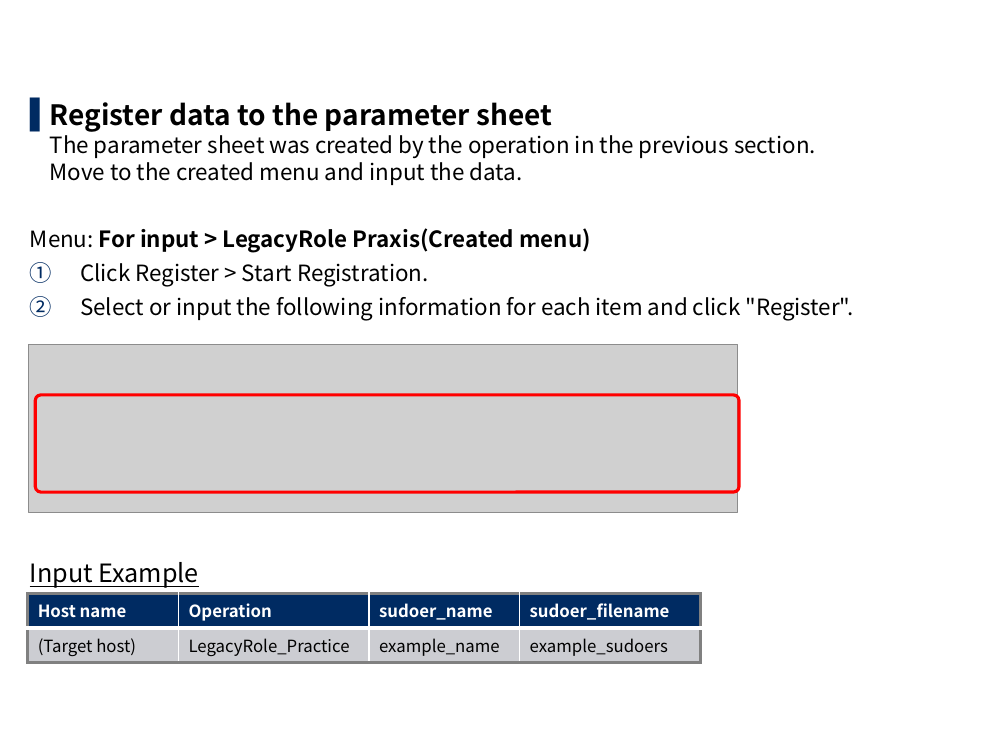
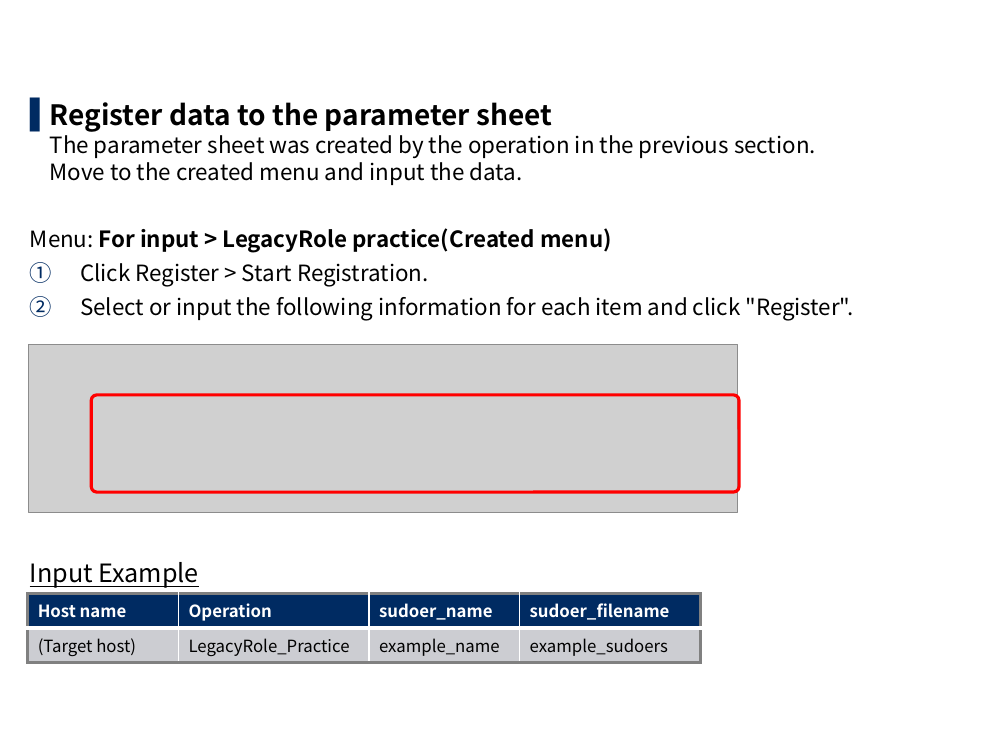
Before and after one commit to exastro-suite/it-automation-docs, a slide deck: slide 39 of asset/Learn/ITA-Ansible-Driver_en_practice.pptx. Drawn at 1008x756 pixels with LibreOffice and Linux fonts; fonts in the diff are those of the drawing; grey boxes stand for pictures; background and template pictures are left out. Boxes give left, top, right and bottom in pixels: in the first picture for what was removed or moved away, otherwise in the second. Text is boxed around its words. In the diff, an @@ line names an element or a change of style, - is before the commit and + after.

```diff
--- a/asset/Learn/ITA-Ansible-Driver_en_practice.pptx
+++ b/asset/Learn/ITA-Ansible-Driver_en_practice.pptx
@@ text at (30, 228, 611, 253): text changed @@
-Menu: For input > LegacyRole Praxis(Created menu)
+Menu: For input > LegacyRole practice(Created menu)
@@ rounded rectangle: place and size @@
-rounded rectangle at (35, 395, 739, 492)
+rounded rectangle at (91, 395, 739, 492)
```
Also in this commit, not shown: 29 other slides changed, 1 other file.
